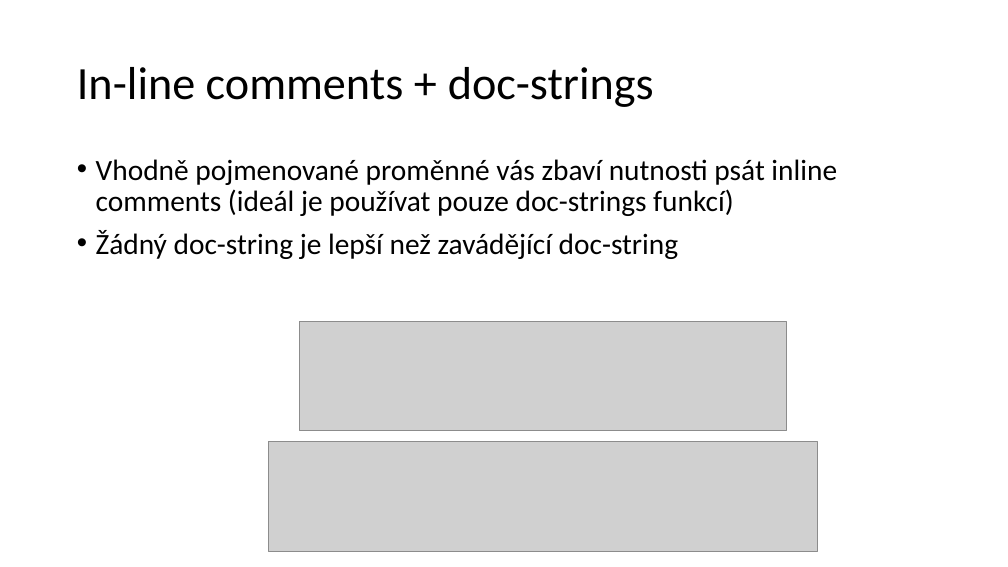
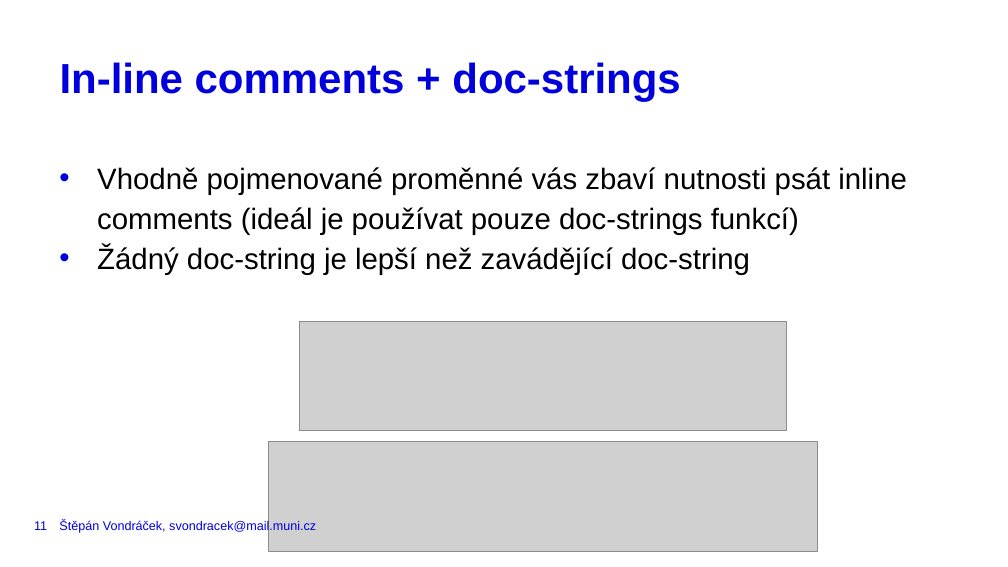
Before and after one commit to VondracekS/ESF_Workshop_BestCodingPractices, a slide deck: slide 11 of BCP_Workshop.pptx. Drawn at 1008x567 pixels with LibreOffice and Linux fonts; fonts in the diff are those of the drawing; grey boxes stand for pictures. Boxes give left, top, right and bottom in pixels: in the first picture for what was removed or moved away, otherwise in the second. Text is boxed around its words. In the diff, an @@ line names an element or a change of style, - is before the commit and + after.

Commit message:
moving presentation to MUNI template§

```diff
--- a/BCP_Workshop.pptx
+++ b/BCP_Workshop.pptx
@@ title "In-line comments + doc-strings" moved from (x1=77, y1=67, x2=654, y2=107) to (x1=60, y1=62, x2=680, y2=101) @@
@@ title "In-line comments + doc-strings" at (x1=60, y1=62, x2=680, y2=101): size 44 to 40 pt, font Calibri to Arial, text colour #000000 to #0000DC, bold on; line spacing 0.9 to 40pt; vertical alignment middle to top @@
@@ text "Vhodně pojmenované proměnné vás zbaví ..." moved from (x1=96, y1=159, x2=837, y2=259) to (x1=97, y1=167, x2=907, y2=275) @@
@@ text "Vhodně pojmenované proměnné vás zbaví ..." at (x1=97, y1=167, x2=907, y2=275): font Calibri to Arial; indent changed; line spacing 0.9 to 1.14; less space between paragraphs @@
@@ page number added at (x1=34, y1=521, x2=47, y2=530), 12 pt, text #0000DC @@
+11
@@ text added at (x1=59, y1=520, x2=316, y2=533), 12 pt, text #0000DC @@
+Štěpán Vondráček, svondracek@mail.muni.cz
```
Also in this commit, not shown: 12 other slides changed, 6 slides added, 8 slides removed.
